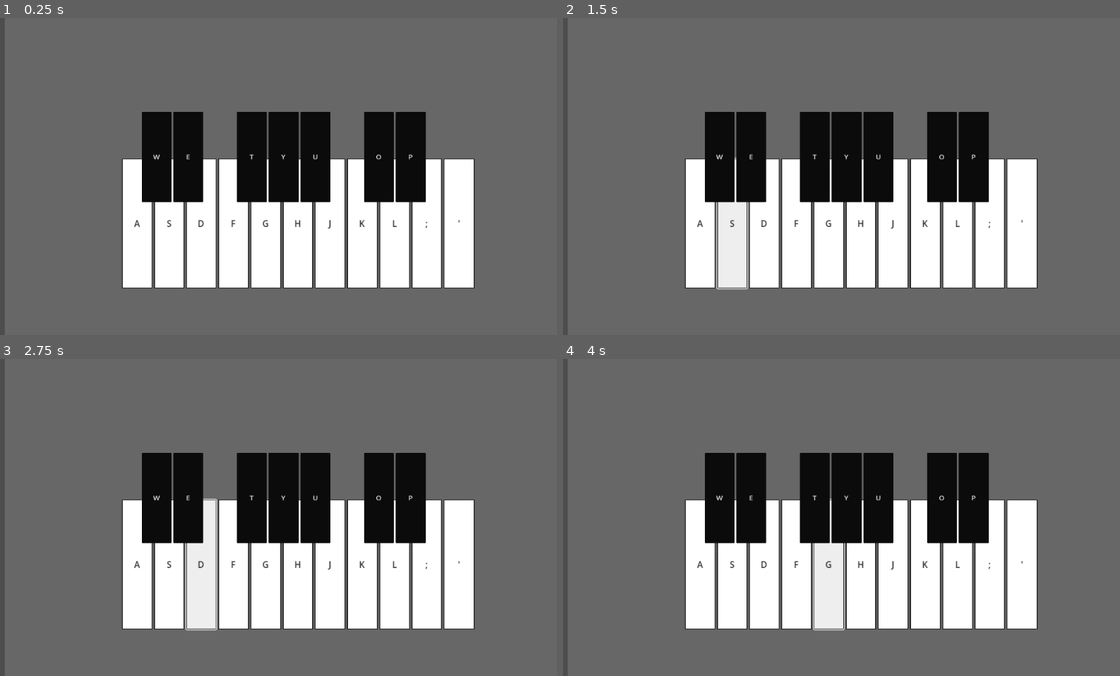
Above: before the commit, frames 1-4 (two rows, left to right).
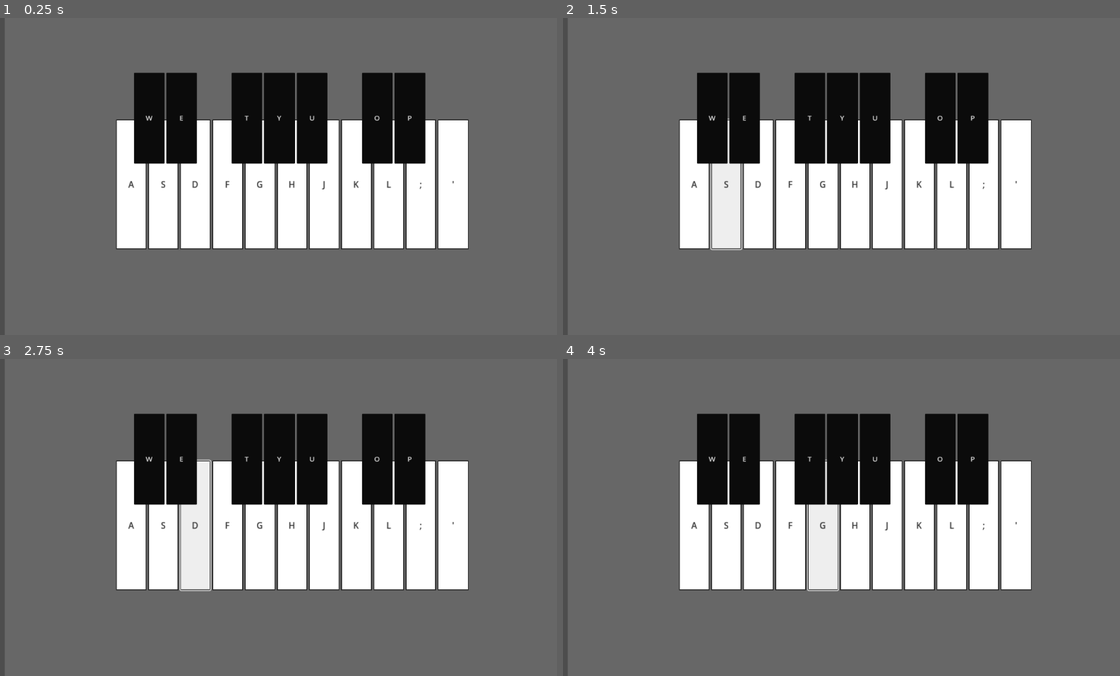
Above: after the commit, the same moments.

Repository: Zombeescott/PianoGame
Game: Godot game, scene res://Scenes/keyboard.tscn
The game is run twice, just before and just after one commit, with the same random seed, the same clock (stepped at 60 frames per second) and the same inputs.
Inputs:
- Up to frame 1 (0.25 s): no input
- Up to frame 2 (1.5 s): click "A" at 0.5 s; click "S" at 1.25 s
- Up to frame 3 (2.75 s): click "D" at 2 s
- Up to frame 4 (4 s): click "F" at 2.75 s; click "G" at 3.5 s

The runs differ from the first frame. In frame 1, 25% of the frame differs, in the area x 20-86%, y 17-86%; in frame 2, 25%; in frame 3, 25%; in frame 4, 25%.

Commit message:
Piano now can load and play at least one sound

Diff:
--- a/Scenes/keyboard.tscn
+++ b/Scenes/keyboard.tscn
@@ -1,9 +1,10 @@
-[gd_scene load_steps=5 format=3 uid="uid://3m1nnbahfvme"]
+[gd_scene load_steps=6 format=3 uid="uid://cp44d2nldwe2a"]
 
 [ext_resource type="Script" path="res://Scripts/Keyboard.gd" id="1_3lyc4"]
 [ext_resource type="Theme" uid="uid://bgjrf1ffhsv5j" path="res://Assets/whiteKey.tres" id="2_320ij"]
 [ext_resource type="PackedScene" uid="uid://bhlkhlrinqmnh" path="res://Scenes/KeyComponent.tscn" id="2_holbd"]
 [ext_resource type="Theme" uid="uid://7pg2tkcgoci3" path="res://Assets/blackKey.tres" id="3_x4jb4"]
+[ext_resource type="PackedScene" uid="uid://brb12g12fwd66" path="res://Scenes/note_player.tscn" id="5_f6cqq"]
 
 [node name="Keyboard" type="Node"]
 script = ExtResource("1_3lyc4")
@@ -14,9 +15,6 @@
 offset_bottom = 652.0
 color = Color(0.403922, 0.403922, 0.403922, 1)
 
-[node name="Camera2D" type="Camera2D" parent="."]
-position = Vector2(576, 328)
-
 [node name="CanvasLayer" type="CanvasLayer" parent="."]
 
 [node name="WhiteNotes" type="PanelContainer" parent="CanvasLayer"]
@@ -26,10 +24,10 @@
 anchor_top = 0.5
 anchor_right = 0.5
 anchor_bottom = 0.5
-offset_left = -312.0
-offset_top = -36.0
-offset_right = 336.0
-offset_bottom = 196.0
+offset_left = -324.0
+offset_top = -116.0
+offset_right = 324.0
+offset_bottom = 116.0
 grow_horizontal = 2
 grow_vertical = 2
 scale = Vector2(1.10966, 1.13947)
@@ -100,11 +98,18 @@
 
 [node name="BlackNotes" type="PanelContainer" parent="CanvasLayer"]
 self_modulate = Color(1, 1, 1, 0)
-offset_left = 304.0
-offset_top = 192.0
-offset_right = 952.0
-offset_bottom = 424.0
-scale = Vector2(0.895426, 0.795201)
+anchors_preset = 8
+anchor_left = 0.5
+anchor_top = 0.5
+anchor_right = 0.5
+anchor_bottom = 0.5
+offset_left = -288.0
+offset_top = -212.0
+offset_right = 360.0
+offset_bottom = 20.0
+grow_horizontal = 2
+grow_vertical = 2
+scale = Vector2(0.918679, 0.799694)
 theme = ExtResource("3_x4jb4")
 
 [node name="HBoxContainer" type="HBoxContainer" parent="CanvasLayer/BlackNotes"]
@@ -162,3 +167,5 @@
 text = "P"
 note = "d_sharp_2"
 octave = 1
+
+[node name="NotePlayer" parent="." instance=ExtResource("5_f6cqq")]
--- /dev/null
+++ b/Scenes/note_player.tscn
@@ -0,0 +1,121 @@
+[gd_scene load_steps=30 format=3 uid="uid://brb12g12fwd66"]
+
+[ext_resource type="Script" path="res://Scripts/note_player.gd" id="1_loscb"]
+[ext_resource type="AudioStream" uid="uid://7hg5no60p0pa" path="res://Assets/Sounds/Piano/Piano.mf.C1.ogg" id="2_t25ph"]
+[ext_resource type="AudioStream" uid="uid://cfjpxvfr3avvg" path="res://Assets/Sounds/Piano/Piano.mf.C2.ogg" id="3_7ccvf"]
+[ext_resource type="AudioStream" uid="uid://db8al0rgryc5d" path="res://Assets/Sounds/Piano/Piano.mf.C3.ogg" id="4_8hasy"]
+[ext_resource type="AudioStream" uid="uid://bgbywqmiqjnwk" path="res://Assets/Sounds/Piano/Piano.mf.D1.ogg" id="5_e6eby"]
+[ext_resource type="AudioStream" uid="uid://cb4i604dcffxr" path="res://Assets/Sounds/Piano/Piano.mf.D2.ogg" id="6_fmdkv"]
+[ext_resource type="AudioStream" uid="uid://cyqxyfnj4vosk" path="res://Assets/Sounds/Piano/Piano.mf.A1.ogg" id="7_58xnd"]
+[ext_resource type="AudioStream" uid="uid://berdmh7rka7di" path="res://Assets/Sounds/Piano/Piano.mf.D3.ogg" id="8_vgg3m"]
+[ext_resource type="AudioStream" uid="uid://bltn4td5tqlq7" path="res://Assets/Sounds/Piano/Piano.mf.Db2.ogg" id="9_6hkny"]
+[ext_resource type="AudioStream" uid="uid://xtuq70pxtnt8" path="res://Assets/Sounds/Piano/Piano.mf.Db3.ogg" id="10_j2vet"]
+[ext_resource type="AudioStream" uid="uid://ce70brn28gge8" path="res://Assets/Sounds/Piano/Piano.mf.E1.ogg" id="11_61j4r"]
+[ext_resource type="AudioStream" uid="uid://ciqf3tlk48pdi" path="res://Assets/Sounds/Piano/Piano.mf.E2.ogg" id="12_u6xwy"]
+[ext_resource type="AudioStream" uid="uid://cuemfgiv31cc8" path="res://Assets/Sounds/Piano/Piano.mf.E3.ogg" id="13_v6wey"]
+[ext_resource type="AudioStream" uid="uid://u1kiwe3rthv3" path="res://Assets/Sounds/Piano/Piano.mf.Eb1.ogg" id="14_the2t"]
+[ext_resource type="AudioStream" uid="uid://cmn65xj2t5cg6" path="res://Assets/Sounds/Piano/Piano.mf.Eb2.ogg" id="15_ic0r2"]
+[ext_resource type="AudioStream" uid="uid://snlhfvb64p1h" path="res://Assets/Sounds/Piano/Piano.mf.Eb3.ogg" id="16_ohi4d"]
+[ext_resource type="AudioStream" uid="uid://coj75m3ivtvlm" path="res://Assets/Sounds/Piano/Piano.mf.F1.ogg" id="17_205gg"]
+[ext_resource type="AudioStream" uid="uid://bynuedd8uyuy0" path="res://Assets/Sounds/Piano/Piano.mf.F2.ogg" id="18_qhp78"]
+[ext_resource type="AudioStream" uid="uid://mpg0w2vmyl3o" path="res://Assets/Sounds/Piano/Piano.mf.G1.ogg" id="19_2djal"]
+[ext_resource type="AudioStream" uid="uid://cjef3x2clgdqc" path="res://Assets/Sounds/Piano/Piano.mf.G2.ogg" id="20_wkfcn"]
+[ext_resource type="AudioStream" uid="uid://bokforg7bsf6h" path="res://Assets/Sounds/Piano/Piano.mf.Gb1.ogg" id="21_2kf7e"]
+[ext_resource type="AudioStream" uid="uid://cgn3puft0xlds" path="res://Assets/Sounds/Piano/Piano.mf.Gb2.ogg" id="22_y4dk7"]
+[ext_resource type="AudioStream" uid="uid://b1ruuuh6wm5gu" path="res://Assets/Sounds/Piano/Piano.mf.Bb1.ogg" id="23_h7jv6"]
+[ext_resource type="AudioStream" uid="uid://cjoqwwn157dt4" path="res://Assets/Sounds/Piano/Piano.mf.Bb2.ogg" id="24_phxsu"]
+[ext_resource type="AudioStream" uid="uid://b33ge6ibj0bmg" path="res://Assets/Sounds/Piano/Piano.mf.B1.ogg" id="25_vgxdv"]
+[ext_resource type="AudioStream" uid="uid://d1ttjnx8xxrg4" path="res://Assets/Sounds/Piano/Piano.mf.B2.ogg" id="26_jim1k"]
+[ext_resource type="AudioStream" uid="uid://bjax31dw75xhm" path="res://Assets/Sounds/Piano/Piano.mf.Ab1.ogg" id="27_cfy44"]
+[ext_resource type="AudioStream" uid="uid://2tj2fp7kj5pm" path="res://Assets/Sounds/Piano/Piano.mf.Ab2.ogg" id="28_e1dh6"]
+[ext_resource type="AudioStream" uid="uid://bmg2ecgmluf4m" path="res://Assets/Sounds/Piano/Piano.mf.A2.ogg" id="29_t5fgl"]
+
+[node name="NotePlayer" type="Node"]
+script = ExtResource("1_loscb")
+
+[node name="C1" type="AudioStreamPlayer" parent="."]
+stream = ExtResource("2_t25ph")
+
+[node name="C2" type="AudioStreamPlayer" parent="."]
+stream = ExtResource("3_7ccvf")
+
+[node name="C3" type="AudioStreamPlayer" parent="."]
+stream = ExtResource("4_8hasy")
+
+[node name="D1" type="AudioStreamPlayer" parent="."]
+stream = ExtResource("5_e6eby")
+
+[node name="D2" type="AudioStreamPlayer" parent="."]
+stream = ExtResource("6_fmdkv")
+
+[node name="D3" type="AudioStreamPlayer" parent="."]
+stream = ExtResource("7_58xnd")
+
+[node name="Db1" type="AudioStreamPlayer" parent="."]
+stream = ExtResource("8_vgg3m")
+
+[node name="Db2" type="AudioStreamPlayer" parent="."]
+stream = ExtResource("9_6hkny")
+
+[node name="Db3" type="AudioStreamPlayer" parent="."]
+stream = ExtResource("10_j2vet")
+
+[node name="E1" type="AudioStreamPlayer" parent="."]
+stream = ExtResource("11_61j4r")
+
+[node name="E2" type="AudioStreamPlayer" parent="."]
+stream = ExtResource("12_u6xwy")
+
+[node name="E3" type="AudioStreamPlayer" parent="."]
+stream = ExtResource("13_v6wey")
+
+[node name="Eb1" type="AudioStreamPlayer" parent="."]
+stream = ExtResource("14_the2t")
+
+[node name="Eb2" type="AudioStreamPlayer" parent="."]
+stream = ExtResource("15_ic0r2")
+
+[node name="Eb3" type="AudioStreamPlayer" parent="."]
+stream = ExtResource("16_ohi4d")
+
+[node name="F1" type="AudioStreamPlayer" parent="."]
+stream = ExtResource("17_205gg")
+
+[node name="F2" type="AudioStreamPlayer" parent="."]
+stream = ExtResource("18_qhp78")
+
+[node name="G1" type="AudioStreamPlayer" parent="."]
+stream = ExtResource("19_2djal")
+
+[node name="G2" type="AudioStreamPlayer" parent="."]
+stream = ExtResource("20_wkfcn")
+
+[node name="Gb1" type="AudioStreamPlayer" parent="."]
+stream = ExtResource("21_2kf7e")
+
+[node name="Gb2" type="AudioStreamPlayer" parent="."]
+stream = ExtResource("22_y4dk7")
+
+[node name="Bb1" type="AudioStreamPlayer" parent="."]
+stream = ExtResource("23_h7jv6")
+
+[node name="Bb2" type="AudioStreamPlayer" parent="."]
+stream = ExtResource("24_phxsu")
+
+[node name="B1" type="AudioStreamPlayer" parent="."]
+stream = ExtResource("25_vgxdv")
+
+[node name="B2" type="AudioStreamPlayer" parent="."]
+stream = ExtResource("26_jim1k")
+
+[node name="Ab1" type="AudioStreamPlayer" parent="."]
+stream = ExtResource("27_cfy44")
+
+[node name="Ab2" type="AudioStreamPlayer" parent="."]
+stream = ExtResource("28_e1dh6")
+
+[node name="A1" type="AudioStreamPlayer" parent="."]
+stream = ExtResource("7_58xnd")
+
+[node name="A2" type="AudioStreamPlayer" parent="."]
+stream = ExtResource("29_t5fgl")
--- a/Scripts/KeyComponent.gd
+++ b/Scripts/KeyComponent.gd
@@ -6,7 +6,8 @@
 
 # Called when the node enters the scene tree for the first time.
 func _ready():
-	pass # Replace with function body.
+	# key_pressed.connect(owner.button_pressed.bind())
+	pass
 
 
 # Called every frame. 'delta' is the elapsed time since the previous frame.
@@ -16,5 +17,7 @@
 
 
 func _on_button_down():
-	print("Note: ", note, " Octave: ", octave)
-	key_pressed.emit(note, octave)
+	# key_pressed.emit(note, octave)
+
+	if note == "c_whole":
+		NotePlayer.play_note(note, octave)
--- a/Scripts/Keyboard.gd
+++ b/Scripts/Keyboard.gd
@@ -1,11 +1,18 @@
 extends Node
-signal note_pressed
+
 
 # Called when the node enters the scene tree for the first time.
 func _ready():
-	pass # Replace with function body.
+	pass
 
 
 # Called every frame. 'delta' is the elapsed time since the previous frame.
 func _process(delta):
 	pass
+
+
+func button_pressed(note : String, octave : int):
+	# print("Note: ", note, " Octave: ", octave)
+
+	# TODO: figure out how to play the notes
+	pass
--- /dev/null
+++ b/Scripts/note_player.gd
@@ -0,0 +1,23 @@
+extends Node
+
+var notes  = {}
+
+# Called when the node enters the scene tree for the first time.
+func _ready():
+	# For every sound that is a child of NotePlayer, add it to the dictionary
+	for item in get_children():
+		if item is AudioStreamPlayer:
+			# Grabs the name of the note left of the colon
+			# Starts searching at 2 because it's going to be there or at 3
+			notes[str(item).left( str(item).findn(":", 2) )] = item
+
+
+# Called every frame. 'delta' is the elapsed time since the previous frame.
+func _process(delta):
+	pass
+
+
+func play_note(note : String, octave : int):
+	print("Note: ", note, " Octave: ", octave)
+
+	notes.get("C1").play()
--- a/project.godot
+++ b/project.godot
@@ -14,6 +14,10 @@
 run/main_scene="res://Scenes/keyboard.tscn"
 config/features=PackedStringArray("4.0", "Forward Plus")
 config/icon="res://icon.svg"
+
+[autoload]
+
+NotePlayer="*res://Scenes/note_player.tscn"
 
 [input]
 
Not shown, removed: Assets/Sounds/Piano Note C Sound Effect.mp3.import
Not shown, added: Assets/Sounds/Piano/Piano.mf.A1.ogg.import
Not shown, added: Assets/Sounds/Piano/Piano.mf.A2.ogg.import
Not shown, added: Assets/Sounds/Piano/Piano.mf.Ab1.ogg.import
Not shown, added: Assets/Sounds/Piano/Piano.mf.Ab2.ogg.import
Not shown, added: Assets/Sounds/Piano/Piano.mf.B1.ogg.import
Not shown, added: Assets/Sounds/Piano/Piano.mf.B2.ogg.import
Not shown, added: Assets/Sounds/Piano/Piano.mf.Bb1.ogg.import
Not shown, added: Assets/Sounds/Piano/Piano.mf.Bb2.ogg.import
Not shown, added: Assets/Sounds/Piano/Piano.mf.C1.ogg.import
Not shown, added: Assets/Sounds/Piano/Piano.mf.C2.ogg.import
Not shown, added: Assets/Sounds/Piano/Piano.mf.C3.ogg.import
(and 49 more such lines)
